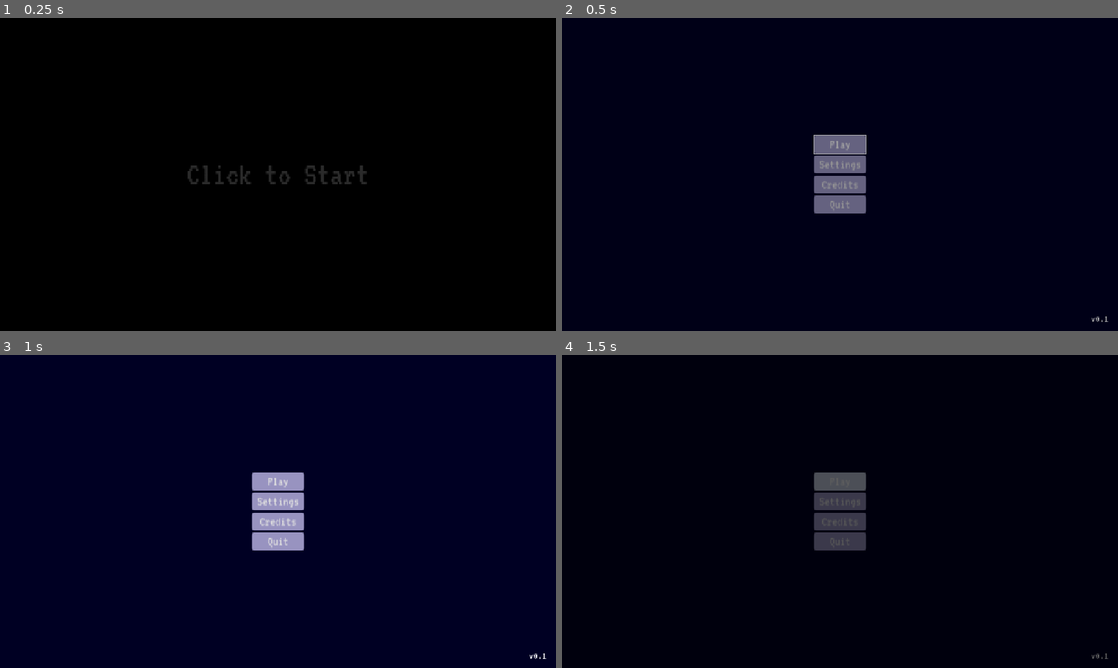
Above: before the commit, frames 1-4 (two rows, left to right).
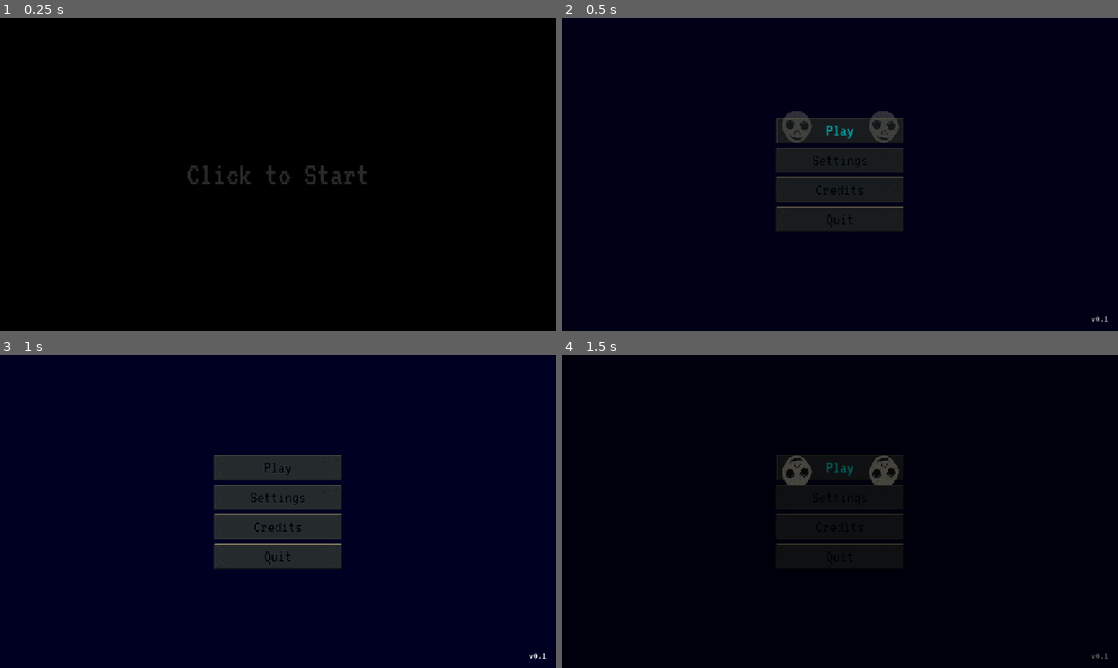
Above: after the commit, the same moments.

Repository: JeremyMarkWilcox/Tower-Defense
Game: Godot game, scene res://core/ui/boot.tscn
Same seed, same stepped clock (60 frames per second), same inputs: the game is played once before the commit and once after it. Sound files missing from this copy of the repository are replaced by a short silence.
Inputs:
- Up to frame 1 (0.25 s): no input
- Up to frame 2 (0.5 s): no input
- Up to frame 3 (1 s): click "Play" at 0.5 s
- Up to frame 4 (1.5 s): click "Play" at 1.25 s

Frame 1 is identical in both runs. In frame 2, 7.4% of the frame differs, in the area x 38-62%, y 29-68%; in frame 3, 7.6%, in the area x 38-62%, y 32-69%; in frame 4, 3.0%.

Commit message:
Added button art

Diff:
--- /dev/null
+++ b/assets/theme/tower-defense_theme.tres
@@ -0,0 +1,71 @@
+[gd_resource type="Theme" format=3 uid="uid://docepy01vs1ci"]
+
+[ext_resource type="Texture2D" uid="uid://bw2sicycr0g3l" path="res://assets/2dart/tablet_button.png" id="1_btyo8"]
+[ext_resource type="FontFile" uid="uid://dl8fqw0cfdgm3" path="res://assets/fonts/VT323-Regular.ttf" id="1_g0ci4"]
+
+[sub_resource type="StyleBoxFlat" id="StyleBoxFlat_qn6pg"]
+content_margin_left = 12.0
+content_margin_top = 6.0
+content_margin_right = 12.0
+content_margin_bottom = 6.0
+bg_color = Color(0.105882354, 0.105882354, 0.105882354, 0.91764706)
+corner_radius_top_left = 6
+corner_radius_top_right = 6
+corner_radius_bottom_right = 6
+corner_radius_bottom_left = 6
+
+[sub_resource type="StyleBoxTexture" id="StyleBoxTexture_gbe44"]
+texture = ExtResource("1_btyo8")
+
+[sub_resource type="StyleBoxTexture" id="StyleBoxTexture_at5ve"]
+texture = ExtResource("1_btyo8")
+
+[sub_resource type="StyleBoxTexture" id="StyleBoxTexture_32n0t"]
+texture = ExtResource("1_btyo8")
+texture_margin_left = 50.0
+texture_margin_top = 12.0
+texture_margin_right = 50.0
+texture_margin_bottom = 12.0
+
+[sub_resource type="StyleBoxTexture" id="StyleBoxTexture_btyo8"]
+texture = ExtResource("1_btyo8")
+
+[resource]
+default_font = ExtResource("1_g0ci4")
+Button/colors/font_color = Color(0, 0, 0, 1)
+Button/colors/font_disabled_color = Color(0.16078432, 0.039215688, 0.023529412, 0.8784314)
+Button/colors/font_focus_color = Color(0, 0.9490196, 0.9490196, 1)
+Button/colors/font_hover_color = Color(0, 0.9490196, 0.9490196, 1)
+Button/colors/font_hover_pressed_color = Color(0.6313726, 1, 1, 1)
+Button/colors/font_outline_color = Color(0.2223286, 0.32397363, 0.38376337, 1)
+Button/constants/outline_size = 3
+Button/font_sizes/font_size = 40
+Button/styles/disabled = SubResource("StyleBoxFlat_qn6pg")
+Button/styles/focus = SubResource("StyleBoxTexture_gbe44")
+Button/styles/hover = SubResource("StyleBoxTexture_at5ve")
+Button/styles/normal = SubResource("StyleBoxTexture_32n0t")
+Button/styles/pressed = SubResource("StyleBoxTexture_btyo8")
+HeaderLabel/base_type = &"Label"
+HeaderLabel/constants/outline_size = 2
+HeaderLabel/font_sizes/font_size = 40
+HeaderLabel/fonts/font = ExtResource("1_g0ci4")
+Label/font_sizes/font_size = 25
+Label/fonts/font = ExtResource("1_g0ci4")
+RichTextLabel/font_sizes/bold_font_size = 30
+RichTextLabel/font_sizes/bold_italics_font_size = 22
+RichTextLabel/font_sizes/italics_font_size = 18
+RichTextLabel/font_sizes/mono_font_size = 20
+RichTextLabel/font_sizes/normal_font_size = 20
+RichTextLabel/fonts/bold_font = ExtResource("1_g0ci4")
+RichTextLabel/fonts/bold_italics_font = ExtResource("1_g0ci4")
+RichTextLabel/fonts/italics_font = ExtResource("1_g0ci4")
+RichTextLabel/fonts/mono_font = ExtResource("1_g0ci4")
+RichTextLabel/fonts/normal_font = ExtResource("1_g0ci4")
+TitleLabel/base_type = &"Label"
+TitleLabel/colors/font_shadow_color = Color(0, 0, 0, 0.49803922)
+TitleLabel/constants/outline_size = 5
+TitleLabel/constants/shadow_offset_x = 3
+TitleLabel/constants/shadow_offset_y = 3
+TitleLabel/constants/shadow_outline_size = 2
+TitleLabel/font_sizes/font_size = 75
+TitleLabel/fonts/font = ExtResource("1_g0ci4")
--- a/core/ui/controls_menu.tscn
+++ b/core/ui/controls_menu.tscn
@@ -78,13 +78,15 @@
 text = "Pause"
 
 [node name="PauseKeyboard" type="Button" parent="VBoxContainer/GridContainer" unique_id=634408257]
-custom_minimum_size = Vector2(160, 0)
+custom_minimum_size = Vector2(125, 50)
+custom_maximum_size = Vector2(500, -1)
 layout_mode = 2
 script = ExtResource("2_ovn7s")
 action = &"pause"
 
 [node name="PauseController" type="Button" parent="VBoxContainer/GridContainer" unique_id=1648494387]
-custom_minimum_size = Vector2(160, 0)
+custom_minimum_size = Vector2(125, 50)
+custom_maximum_size = Vector2(500, -1)
 layout_mode = 2
 script = ExtResource("2_ovn7s")
 action = &"pause"
@@ -94,9 +96,13 @@
 layout_mode = 2
 
 [node name="ResetButton" type="Button" parent="VBoxContainer/HBoxContainer" unique_id=867403949]
+custom_minimum_size = Vector2(125, 50)
+custom_maximum_size = Vector2(500, -1)
 layout_mode = 2
 text = "Reset to Defaults"
 
 [node name="BackButton" type="Button" parent="VBoxContainer/HBoxContainer" unique_id=695458215]
+custom_minimum_size = Vector2(125, 50)
+custom_maximum_size = Vector2(500, -1)
 layout_mode = 2
 text = "Back"
--- a/core/ui/end_screen.tscn
+++ b/core/ui/end_screen.tscn
@@ -2,6 +2,7 @@
 
 [ext_resource type="Script" uid="uid://bsq1ys1w6rko1" path="res://core/ui/end_screen.gd" id="1_ii3hx"]
 [ext_resource type="Theme" uid="uid://big3vhu7k1hbb" path="res://core/theme/base_theme.tres" id="2_chb2t"]
+[ext_resource type="PackedScene" uid="uid://ms65ua2jh58q" path="res://game/ui/skull_button.tscn" id="3_v4e4x"]
 
 [node name="EndScreen" type="Control" unique_id=1090858386 node_paths=PackedStringArray("heading_label", "retry_button", "title_button", "first_focus", "focus_chain")]
 layout_mode = 3
@@ -48,10 +49,10 @@
 horizontal_alignment = 1
 vertical_alignment = 1
 
-[node name="RetryButton" type="Button" parent="VBoxContainer" unique_id=1797708706]
+[node name="RetryButton" parent="VBoxContainer" unique_id=323461587 instance=ExtResource("3_v4e4x")]
 layout_mode = 2
 text = "Retry"
 
-[node name="TitleButton" type="Button" parent="VBoxContainer" unique_id=1329844631]
+[node name="TitleButton" parent="VBoxContainer" unique_id=1880123845 instance=ExtResource("3_v4e4x")]
 layout_mode = 2
 text = "Back to Title"
--- a/core/ui/pause_menu.tscn
+++ b/core/ui/pause_menu.tscn
@@ -1,6 +1,7 @@
 [gd_scene format=3 uid="uid://clc41ipfan7bu"]
 
 [ext_resource type="Script" uid="uid://blcy7p60o1i33" path="res://core/ui/pause_menu.gd" id="1_jxs0t"]
+[ext_resource type="PackedScene" uid="uid://ms65ua2jh58q" path="res://game/ui/skull_button.tscn" id="2_vdl4r"]
 
 [node name="PauseMenu" type="Control" unique_id=1641965247 node_paths=PackedStringArray("resume_button", "restart_button", "quit_button", "settings_button", "first_focus", "focus_chain")]
 layout_mode = 3
@@ -40,7 +41,7 @@
 grow_horizontal = 2
 grow_vertical = 2
 
-[node name="ResumeButton" type="Button" parent="Restart" unique_id=18693107]
+[node name="ResumeButton" parent="Restart" unique_id=323461587 instance=ExtResource("2_vdl4r")]
 layout_mode = 2
 text = "Resume"
 
--- a/core/ui/title.tscn
+++ b/core/ui/title.tscn
@@ -3,6 +3,7 @@
 [ext_resource type="Script" uid="uid://dotsrnnn415j1" path="res://core/ui/title.gd" id="1_s5xim"]
 [ext_resource type="AudioStream" uid="uid://bjtpqornf3g4s" path="res://assets/sounds/music/deified.mp3" id="2_4snhl"]
 [ext_resource type="PackedScene" uid="uid://dr52lc4bvyyj7" path="res://core/ui/settings_menu.tscn" id="2_fepre"]
+[ext_resource type="PackedScene" uid="uid://ms65ua2jh58q" path="res://game/ui/skull_button.tscn" id="3_2fc5o"]
 [ext_resource type="PackedScene" uid="uid://ddt1m8s6wg7ju" path="res://core/ui/credits.tscn" id="4_q06yk"]
 [ext_resource type="PackedScene" uid="uid://cniox0c88ga5l" path="res://core/ui/controls_menu.tscn" id="5_f8y5p"]
 
@@ -47,7 +48,7 @@
 grow_horizontal = 2
 grow_vertical = 2
 
-[node name="PlayButton" type="Button" parent="VBoxContainer" unique_id=852678361]
+[node name="PlayButton" parent="VBoxContainer" unique_id=323461587 instance=ExtResource("3_2fc5o")]
 layout_mode = 2
 text = "Play"
 
--- a/game/Ui/run_end_screen.tscn
+++ b/game/Ui/run_end_screen.tscn
@@ -1,7 +1,7 @@
 [gd_scene format=3 uid="uid://dj4pwl2xdjjfq"]
 
 [ext_resource type="PackedScene" uid="uid://cyyymtcnpcy60" path="res://core/ui/end_screen.tscn" id="1_ydo2o"]
-[ext_resource type="Script" uid="uid://d3cp3p64duyqp" path="res://game/Ui/run_end_screen.gd" id="2_lhmfp"]
+[ext_resource type="Script" uid="uid://d3cp3p64duyqp" path="res://game/ui/run_end_screen.gd" id="2_lhmfp"]
 
 [node name="RunEndScreen" unique_id=1090858386 node_paths=PackedStringArray("focus_chain") instance=ExtResource("1_ydo2o")]
 script = ExtResource("2_lhmfp")
--- a/game/game.tscn
+++ b/game/game.tscn
@@ -2,26 +2,26 @@
 
 [ext_resource type="Script" uid="uid://cki8h873psykx" path="res://game/managers/game_manager.gd" id="1_l1rk1"]
 [ext_resource type="PackedScene" uid="uid://dduwnap7vm400" path="res://game/stronghold/stronghold.tscn" id="1_qf6n1"]
-[ext_resource type="PackedScene" uid="uid://caariescix5cy" path="res://assets/3dArt/ground.glb" id="2_b686c"]
+[ext_resource type="PackedScene" uid="uid://caariescix5cy" path="res://assets/3dart/ground.glb" id="2_b686c"]
 [ext_resource type="PackedScene" uid="uid://clc41ipfan7bu" path="res://core/ui/pause_menu.tscn" id="2_m71xk"]
 [ext_resource type="Script" uid="uid://cwa8b8tgq2p2w" path="res://game/managers/wave_manager.gd" id="2_u5opy"]
 [ext_resource type="Script" uid="uid://bvroyv8j4sgmi" path="res://game/data/wave_definition.gd" id="3_3vho3"]
-[ext_resource type="PackedScene" uid="uid://djqs531cdvw7h" path="res://assets/3dArt/rock.glb" id="3_ee6o4"]
+[ext_resource type="PackedScene" uid="uid://djqs531cdvw7h" path="res://assets/3dart/rock.glb" id="3_ee6o4"]
 [ext_resource type="Shader" uid="uid://bpukmr24jllgu" path="res://assets/shaders/edge_shadow.gdshader" id="3_hb504"]
 [ext_resource type="PackedScene" uid="uid://dr52lc4bvyyj7" path="res://core/ui/settings_menu.tscn" id="3_m71xk"]
-[ext_resource type="PackedScene" uid="uid://c6plvsjtimxkn" path="res://assets/3dArt/dead_tree_01.glb" id="4_4cobl"]
+[ext_resource type="PackedScene" uid="uid://c6plvsjtimxkn" path="res://assets/3dart/dead_tree_01.glb" id="4_4cobl"]
 [ext_resource type="Resource" uid="uid://uaiismft5nub" path="res://game/data/waves/wave_01.tres" id="4_qf6n1"]
 [ext_resource type="Shader" uid="uid://bcqlmc0nah414" path="res://assets/shaders/rain.gdshader" id="5_ln7ps"]
-[ext_resource type="PackedScene" uid="uid://dtdm6p6y7kmi7" path="res://assets/3dArt/gravestone_01.glb" id="5_pxxsx"]
+[ext_resource type="PackedScene" uid="uid://dtdm6p6y7kmi7" path="res://assets/3dart/gravestone_01.glb" id="5_pxxsx"]
 [ext_resource type="Resource" uid="uid://bpny3ka8b2xq5" path="res://game/data/waves/wave_02.tres" id="5_vsp63"]
 [ext_resource type="Resource" uid="uid://cb0dfd6owlsiq" path="res://game/data/waves/wave_03.tres" id="6_b686c"]
 [ext_resource type="PackedScene" uid="uid://ddt1m8s6wg7ju" path="res://core/ui/credits.tscn" id="6_dakft"]
-[ext_resource type="PackedScene" uid="uid://78dpp3fnvxmq" path="res://assets/3dArt/broken_fence_01.glb" id="6_u8s88"]
-[ext_resource type="PackedScene" uid="uid://c3fqjawearufk" path="res://assets/3dArt/grass_tuft_01.glb" id="7_dxwpq"]
+[ext_resource type="PackedScene" uid="uid://78dpp3fnvxmq" path="res://assets/3dart/broken_fence_01.glb" id="6_u8s88"]
+[ext_resource type="PackedScene" uid="uid://c3fqjawearufk" path="res://assets/3dart/grass_tuft_01.glb" id="7_dxwpq"]
 [ext_resource type="Shader" uid="uid://dlqkwxa4ft1ud" path="res://assets/shaders/mist.gdshader" id="8_mhvfb"]
 [ext_resource type="Script" uid="uid://e21u8rkcefj4" path="res://game/managers/gold_manager.gd" id="8_vsp63"]
 [ext_resource type="PackedScene" uid="uid://cniox0c88ga5l" path="res://core/ui/controls_menu.tscn" id="8_wmqhs"]
-[ext_resource type="PackedScene" uid="uid://dj4pwl2xdjjfq" path="res://game/Ui/run_end_screen.tscn" id="11_3vho3"]
+[ext_resource type="PackedScene" uid="uid://dj4pwl2xdjjfq" path="res://game/ui/run_end_screen.tscn" id="11_3vho3"]
 
 [sub_resource type="BoxMesh" id="BoxMesh_a5s0c"]
 size = Vector3(0.167, 0.167, 0.167)
--- /dev/null
+++ b/game/ui/skull_button.gd
@@ -0,0 +1,107 @@
+extends Button
+
+@export_group("Skull Appearance")
+@export_range(0.0, 1.0) var hover_opacity: float = 0.20
+@export_range(0.0, 1.0) var click_opacity: float = 0.75
+
+@export_group("Skull Timing")
+@export_range(0.1, 10.0) var flip_min_seconds: float = 2.0
+@export_range(0.1, 10.0) var flip_max_seconds: float = 5.0
+@export_range(0.05, 1.0) var click_duration: float = 0.20
+
+@onready var skulls: Array[TextureRect] = [
+	$SkullLeft,
+	$SkullRight,
+]
+@onready var caption: Label = $Caption
+
+var _active: bool = false
+var _next_flip_at: float = 0.0
+var _click_until: float = 0.0
+
+
+func _ready() -> void:
+	# Decorations must not intercept the button's input.
+	for skull in skulls:
+		skull.mouse_filter = Control.MOUSE_FILTER_IGNORE
+	caption.mouse_filter = Control.MOUSE_FILTER_IGNORE
+	focus_mode = Control.FOCUS_ALL
+
+	button_down.connect(_on_button_down)
+	visibility_changed.connect(_on_visibility_changed)
+
+	_reset_skull()
+
+
+func _process(_delta: float) -> void:
+	if disabled or not is_visible_in_tree():
+		_reset_skull()
+		return
+
+	var now: float = _now()
+	var highlighted: bool = is_hovered() or has_focus()
+
+	if not highlighted:
+		_reset_skull()
+		return
+
+	if not _active:
+		_active = true
+		_schedule_flip(now)
+
+	# Flip both skulls together, except during the click reaction.
+	if now >= _click_until and now >= _next_flip_at:
+		for skull in skulls:
+			skull.flip_h = not skull.flip_h
+		_schedule_flip(now)
+
+	_update_skull(now)
+
+
+func _on_button_down() -> void:
+	if disabled:
+		return
+
+	var now: float = _now()
+	_active = true
+	_click_until = now + click_duration
+	_schedule_flip(_click_until)
+	_update_skull(now)
+
+
+func _update_skull(now: float) -> void:
+	var reacting: bool = now < _click_until
+
+	for skull in skulls:
+		skull.visible = true
+		skull.flip_v = reacting
+		skull.self_modulate.a = (
+			click_opacity if reacting else hover_opacity
+		)
+
+
+func _reset_skull() -> void:
+	_active = false
+	_click_until = 0.0
+
+	for skull in skulls:
+		skull.visible = false
+		skull.flip_h = false
+		skull.flip_v = false
+		skull.self_modulate.a = hover_opacity
+
+
+func _schedule_flip(now: float) -> void:
+	var minimum: float = minf(flip_min_seconds, flip_max_seconds)
+	var maximum: float = maxf(flip_min_seconds, flip_max_seconds)
+	_next_flip_at = now + randf_range(minimum, maximum)
+
+
+func _on_visibility_changed() -> void:
+	if not is_visible_in_tree():
+		_reset_skull()
+
+
+func _now() -> float:
+	# Real time: changing gameplay speed won't speed up the skull.
+	return Time.get_ticks_msec() / 1000.0
--- /dev/null
+++ b/game/ui/skull_button.tscn
@@ -0,0 +1,54 @@
+[gd_scene format=3 uid="uid://ms65ua2jh58q"]
+
+[ext_resource type="Texture2D" uid="uid://x67pwu5j17n3" path="res://assets/2dart/button_skull.png" id="1_dacs5"]
+[ext_resource type="Script" uid="uid://dkfnnyq2rm61s" path="res://game/ui/skull_button.gd" id="1_ujj31"]
+
+[node name="SkullButton" type="Button" unique_id=323461587]
+custom_minimum_size = Vector2(300, 65)
+offset_right = 100.0
+offset_bottom = 24.0
+script = ExtResource("1_ujj31")
+hover_opacity = 0.411
+click_opacity = 1.0
+flip_min_seconds = 0.783
+flip_max_seconds = 1.8760000000000001
+click_duration = 0.518
+
+[node name="SkullLeft" type="TextureRect" parent="." unique_id=794603820]
+self_modulate = Color(1, 1, 1, 0.11372549)
+custom_maximum_size = Vector2(100, 100)
+layout_mode = 1
+anchors_preset = 4
+anchor_top = 0.5
+anchor_bottom = 0.5
+offset_top = -50.0
+offset_right = 100.0
+offset_bottom = 50.0
+grow_vertical = 2
+mouse_filter = 2
+texture = ExtResource("1_dacs5")
+
+[node name="SkullRight" type="TextureRect" parent="." unique_id=799809073]
+self_modulate = Color(1, 1, 1, 0.11372549)
+custom_maximum_size = Vector2(100, 100)
+layout_mode = 1
+anchors_preset = 6
+anchor_left = 1.0
+anchor_top = 0.5
+anchor_right = 1.0
+anchor_bottom = 0.5
+offset_left = -100.0
+offset_top = -50.0
+offset_bottom = 50.0
+grow_horizontal = 0
+grow_vertical = 2
+mouse_filter = 2
+texture = ExtResource("1_dacs5")
+
+[node name="Caption" type="Label" parent="." unique_id=1667515389]
+layout_mode = 1
+anchors_preset = 15
+anchor_right = 1.0
+anchor_bottom = 1.0
+grow_horizontal = 2
+grow_vertical = 2
--- a/project.godot
+++ b/project.godot
@@ -42,7 +42,7 @@
 
 [gui]
 
-theme/custom="uid://big3vhu7k1hbb"
+theme/custom="uid://docepy01vs1ci"
 
 [input]
 
Binary file added: assets/2dart/button_skull.png
Not shown, added: assets/2dart/button_skull.png.import
Binary file added: assets/2dart/tablet_button.png
Not shown, added: assets/2dart/tablet_button.png.import
Not shown, changed: assets/3dArt/broken_fence_01.glb.import
Not shown, changed: assets/3dArt/dead_tree_01.glb.import
Not shown, changed: assets/3dArt/grass_tuft_01.glb.import
Not shown, changed: assets/3dArt/gravestone_01.glb.import
Not shown, changed: assets/3dArt/ground.glb.import
Not shown, changed: assets/3dArt/rock.glb.import
Not shown, added: game/ui/skull_button.gd.uid
Not shown, added: assets/2dart/button_skull.png~
(and 1 more such lines)
